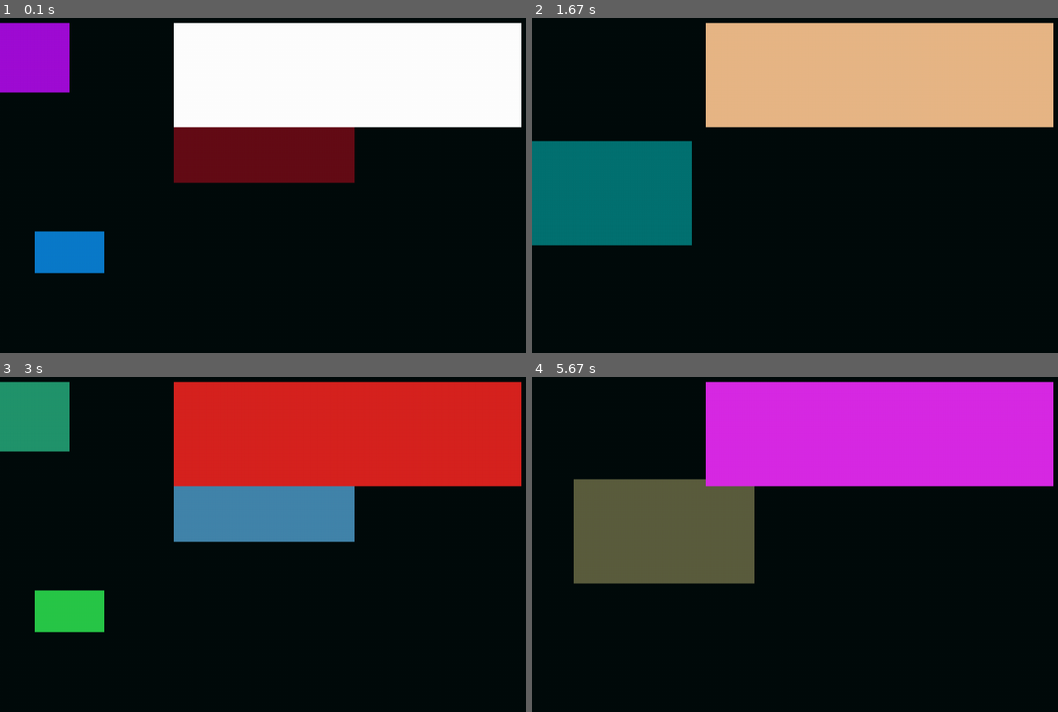
Above: before the commit, frames 1-4 (two rows, left to right).
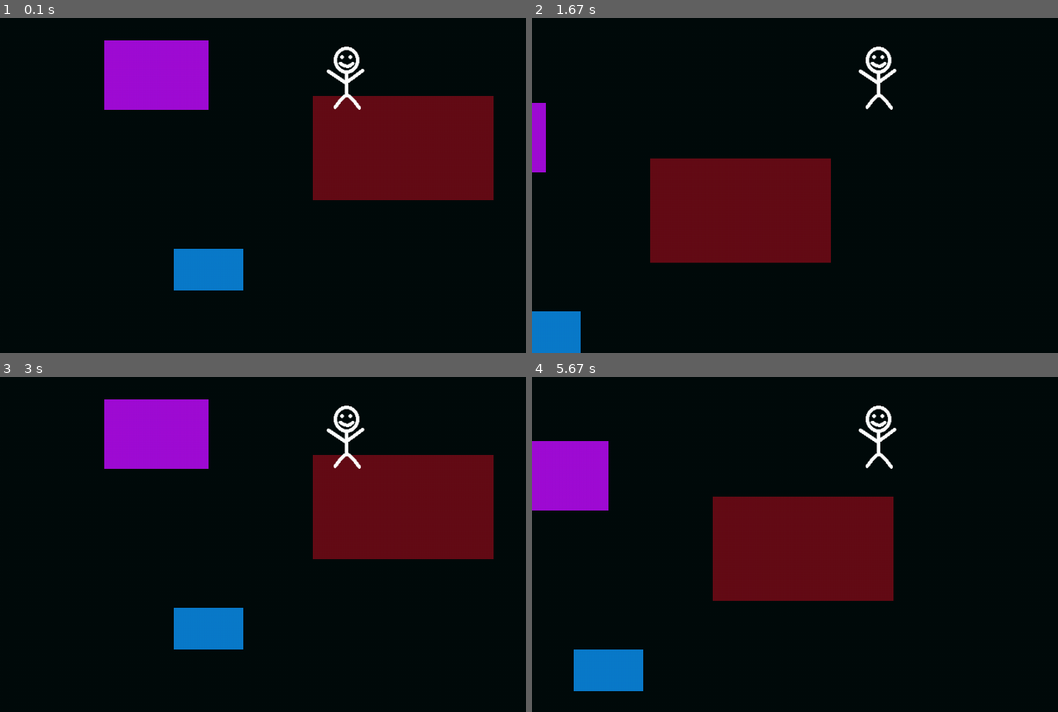
Above: after the commit, the same moments.

Repository: Aradpython/pygame-foundation
Game: pygame game, started from tests/test.py
The game is run twice, just before and just after one commit, with the same random seed, the same clock (stepped at 60 frames per second) and the same inputs.
Inputs (mouse positions are in pixels of both pictures, inside the frame that each line leads up to):
- Up to frame 1 (0.1 s): no input
- Up to frame 2 (1.67 s): hold D 0.33-0.8 s; move the mouse to (852, 98) at 0.37 s; hold W 0.83-1.13 s; hold D 1.17-1.63 s
- Up to frame 3 (3 s): hold A 1.67-2.2 s; hold S 2.23-2.53 s; hold A 2.57-2.97 s
- Up to frame 4 (5.67 s): hold W 3-3.37 s; hold D 3.4-4.03 s; hold S 4.07-4.43 s; hold A 4.47-4.93 s; hold D 4.97-5.43 s; hold W from 5.47 s (still down)

The runs differ from the first frame. In frame 1, 40% of the frame differs, in the area x 0-100%, y 1-82%; in frame 2, 40%; in frame 3, 41%; in frame 4, 44%, in the area x 0-100%, y 1-94%.

Commit message:
Release v0.1.6

Diff:
--- a/pyproject.toml
+++ b/pyproject.toml
@@ -4,7 +4,7 @@
 
 [project]
 name = "pygame-foundation"
-version = "0.1.5"
+version = "0.1.6"
 description = "A modern wrapper around Pygame."
 readme = "README.md"
 requires-python = ">=3.10"
--- /dev/null
+++ b/src/pygame_foundation/assets/__init__.py
@@ -0,0 +1,4 @@
+'''
+A module for loading in assets and caching them so games load faster.
+'''
+from .manager import AssetManager
--- /dev/null
+++ b/src/pygame_foundation/assets/manager.py
@@ -0,0 +1,91 @@
+from pygame.typing import FileLike
+from pygame import Surface
+import pygame
+
+class ImageAsset:
+    def __init__(self, path:FileLike, alpha:bool):
+        self.path = path
+        self.alpha = alpha
+        self.surface = self.load()
+
+    def load(self, path=None):
+        if path is not None:
+            self.path = path
+
+        image = pygame.image.load(self.path)
+
+        if self.alpha:
+            self.surface = image.convert_alpha()
+        else:
+            self.surface = image.convert()
+
+        return self.surface
+
+    def reload(self):
+        return self.load()
+
+class AssetManager:
+    def __init__(self):
+        self.images = {}
+
+    def load_image(self, name:str, image_path:FileLike, replace:bool=False, alpha:bool=True) -> Surface:
+        '''
+        Loads the given image from path and caches it and stores the name in AssetManager.images.
+        If replace is True it will reassign the name with the image_path.
+        The alpha is parameter is for loading in transparent or not transparent images.
+        Leave as True for transparent images.
+        It also effects performance.
+        '''
+        if name in self.images and replace is True:
+                self.images[name] = ImageAsset(image_path, alpha)
+                return self.images[name].surface
+
+        elif name in self.images and not replace:
+            return self.images[name].surface
+
+        else:
+            self.images[name] = ImageAsset(image_path, alpha)
+            return self.images[name].surface
+
+    def get_image_asset(self, name:str) -> ImageAsset:
+        ''' Get a image asset by the specified name '''
+        if not self.has_image(name):
+            raise ValueError(f'Image "{name}" is not loaded.')
+
+        return self.images[name]
+
+    def get_image(self, name:str) -> Surface:
+        ''' Get a image surface by the specified name '''
+        if not self.has_image(name):
+            raise ValueError(f'Image "{name}" is not loaded.')
+
+        return self.images[name].surface
+
+    def has_image(self, name:str) -> bool:
+        ''' Checks if the image name exists in image assets. Returns a boolean '''
+        return name in self.images
+
+    def remove_image(self, name:str):
+        ''' Remove specified image and metadata from image assets '''
+        if self.has_image(name):
+            return self.images.pop(name)
+
+        else:
+            raise ValueError(f'Image "{name}" is not loaded so it cannot be removed.')
+
+    def clear_images(self):
+        ''' Clear all images from assets '''
+        self.images.clear()
+
+    def reload_image(self, name:str):
+        ''' Reloads specified image '''
+        if self.has_image(name):
+            self.get_image_asset(name).reload()
+
+        else:
+            raise ValueError(f'Image "{name}" is not loaded.')
+
+    def reload_all_images(self):
+        ''' Reload all images '''
+        for image_asset in self.images.values():
+            image_asset.reload()
--- a/src/pygame_foundation/core/__init__.py
+++ b/src/pygame_foundation/core/__init__.py
@@ -6,5 +6,4 @@
 from .game import Game
 from .world import World
 from .entity import Entity
-from .camera import Camera
 from .constants import *
--- a/src/pygame_foundation/core/entity.py
+++ b/src/pygame_foundation/core/entity.py
@@ -1,5 +1,7 @@
+from pygame_foundation.utils.debug import debug_and_log
 from .constants import WHITE, UPDATE_EVERY_FRAME
-from pygame_foundation.utils.debug import debug_and_log
+from pygame_foundation.assets.manager import ImageAsset
+from pygame import Surface
 import pygame
 
 class Entity(pygame.sprite.Sprite):
@@ -7,7 +9,7 @@
     def __init__(self,
                 x,
                 y,
-                imagepath=None,
+                image:Surface=None,
                 size=(0, 0),
                 color=WHITE,
                 visible:bool=True,
@@ -20,9 +22,10 @@
                 name='Entity'):
         ''' Initializes the Entity Class '''
         super().__init__()
-        if imagepath:
-            self.image = pygame.image.load(imagepath)
+        if image :
+            self.image = image
             self.rect = self.image.get_rect(topleft=(x, y))
+
 
         else:
             self.image = None
--- a/src/pygame_foundation/core/game.py
+++ b/src/pygame_foundation/core/game.py
@@ -1,6 +1,7 @@
+from pygame_foundation.assets.manager import AssetManager
 from pygame_foundation.input.manager import InputManager
 from pygame_foundation.utils.debug import debug_and_log
-from .camera import Camera
+from pygame_foundation.graphics.camera import Camera
 from .world import World
 from .constants import *
 import pygame
@@ -22,6 +23,7 @@
         self.clock = pygame.time.Clock()
 
         self.camera = Camera(camera_position, window_width, window_height)
+        self.assets = AssetManager()
 
         self.world = World(self.camera)
         self.input_manager = InputManager()
--- a/src/pygame_foundation/core/world.py
+++ b/src/pygame_foundation/core/world.py
@@ -1,6 +1,6 @@
+from pygame_foundation.graphics.camera import Camera
+from pygame_foundation.utils.debug import debug_and_log
 from .constants import UPDATE_EVERY_FRAME
-from .camera import Camera
-from pygame_foundation.utils.debug import debug_and_log
 from termcolor import colored
 import pygame
 import random
--- /dev/null
+++ b/src/pygame_foundation/graphics/__init__.py
@@ -0,0 +1,4 @@
+'''
+A module for loading in graphics. Currently only contains camera.
+'''
+from .camera import Camera
--- a/tests/test.py
+++ b/tests/test.py
@@ -1,84 +1,50 @@
-## EPILEPSY WARNING ##
-
 from pygame_foundation.core import Entity, Game
-from pygame_foundation.input import InputType
 import pygame
-import random
 
 game = Game(1000, 800, 'Test', 60, (0, -100))
 world = game.world
 input_manager = game.input_manager
 camera = game.camera
+assets = game.assets
 
-e1 = Entity(500, 100, size=(500, 150), color=(255, 255, 255), layer=100, tags=set(['cool', 'block']), name='Green Block')
-e2 = Entity(200, 100, size=(150, 100), color=(160, 13, 213), layer=5, tags=set(['stupid', 'block', 'hidden']), name='Purple Block', visible=True)
-e3 = Entity(500, 180, size=(260, 150), color=(100, 13, 23), layer=0, tags=set(['player', 'cool', 'hidden']), name='Player 1', visible=True)
-e4 = Entity(300, 400, size=(100, 60), color=(10, 123, 203), layer=0, tags=set(['player', 'stupid']), name='Player 2')
+player_image = assets.load_image('player', 'tests\\image.png')
+player = Entity(500, 100, player_image, layer=1)
+e1 = Entity(300, 400, size=(100, 60), color=(10, 123, 203), layer=0)
+e2 = Entity(200, 100, size=(150, 100), color=(160, 13, 213), layer=0)
+e3 = Entity(500, 180, size=(260, 150), color=(100, 13, 23), layer=0)
 
-world.add(e4, e2, e3, e1)
+world.add(e1, e2, e3, player)
 
 def move_up():
-    e1.y -= 5
+    player.y -= 5
     # for entity in world.sprites():
     #     if random.randint(0, 20) == 0:
     #         entity.y -= 5
 def move_down():
-    e1.y += 5
+    player.y += 5
     # for entity in world.sprites():
     #     if random.randint(0, 20) == 0:
     #         entity.y += 5
 def move_right():
-    e1.x += 5
+    player.x += 5
 
     # for entity in world.sprites():
     #     if random.randint(0, 20) == 0:
     #         entity.x += 5
 def move_left():
-    e1.x -= 5
+    player.x -= 5
     # for entity in world.sprites():
     #     if random.randint(0, 20) == 0:
     #         entity.x -= 5
-def go_berserk(event):
-    for entity in world.sprites():
-        entity.coordinates = (random.randint(0, 18)*50, random.randint(0, 13)*50)
-def add_entity():
-    camera.stop_following()
-    x, y = (random.randint(0, 18)*50, random.randint(0, 13)*50)
-    size = (random.randint(1, 3)*50, random.randint(1, 3)*50)
-    color = (random.randint(0, 255), random.randint(0, 255), random.randint(0, 255))
-    entity = Entity(x, y, size=size, color=color, )
-    world.add(entity)
-def remove_entity():
-    if not world.sprites():
-        return
-    entity = random.choice(world.sprites())
-    world.remove(entity)
-def move_all(x, y):
-    for e in world.sprites():
-        e.coordinates = input_manager.mouse_position
-        e.layer = random.randint(0, 10)
-def color():
-    for e in world.sprites():
-        e.color = (random.randint(0, 255), random.randint(0, 255), random.randint(0, 255))
 
-input_manager.bind_key_held(lambda: camera.move(-7, 0), pygame.K_LEFT)
-input_manager.bind_key_held(lambda: camera.move(7, 0), pygame.K_RIGHT)
-input_manager.bind_key_held(lambda: camera.move(0, -7), pygame.K_UP)
-input_manager.bind_key_held(lambda: camera.move(0, 7), pygame.K_DOWN)
 input_manager.bind_key_held(move_up, pygame.K_w)
 input_manager.bind_key_held(move_right, pygame.K_d)
 input_manager.bind_key_held(move_down, pygame.K_s)
 input_manager.bind_key_held(move_left, pygame.K_a)
-input_manager.bind_mouse_held(move_all, pygame.BUTTON_LEFT)
-input_manager.bind_mouse_clicked(go_berserk, pygame.BUTTON_LEFT)
-input_manager.bind_mouse_clicked(go_berserk, pygame.BUTTON_WHEELUP)
-input_manager.bind_mouse_clicked(go_berserk, pygame.BUTTON_WHEELDOWN)
-input_manager.bind_key_release(add_entity, pygame.K_EQUALS)
-input_manager.bind_key_pressed(remove_entity, pygame.K_MINUS)
-input_manager.bind_key_pressed(color, None)
 
-camera.follow(e1)
+camera.follow(player)
 
+s = assets
 
 if __name__ == '__main__':
     game.run()
Not shown, changed: README.md
Renamed: src/pygame_foundation/core/camera.py -> src/pygame_foundation/graphics/camera.py
Binary file added: tests/image.png
